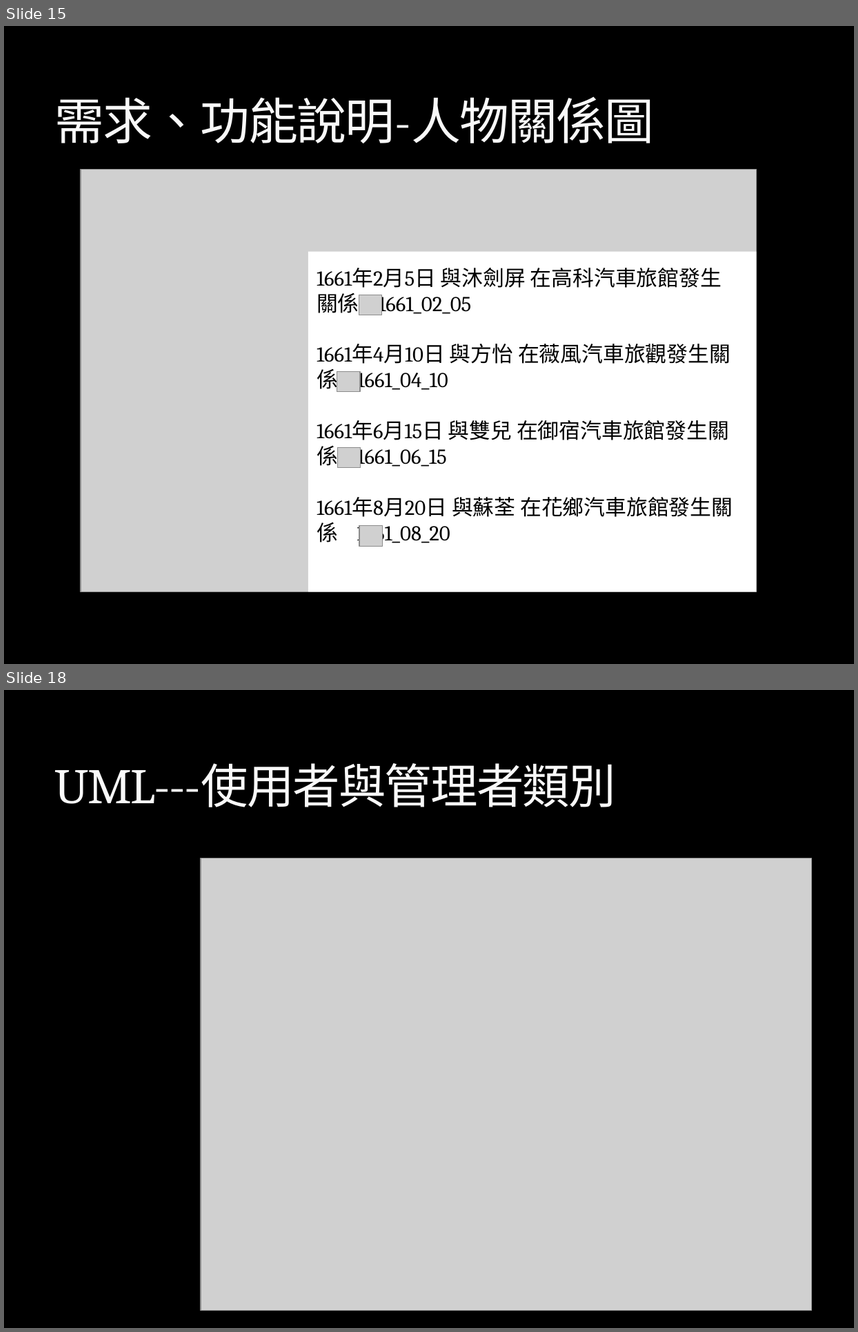
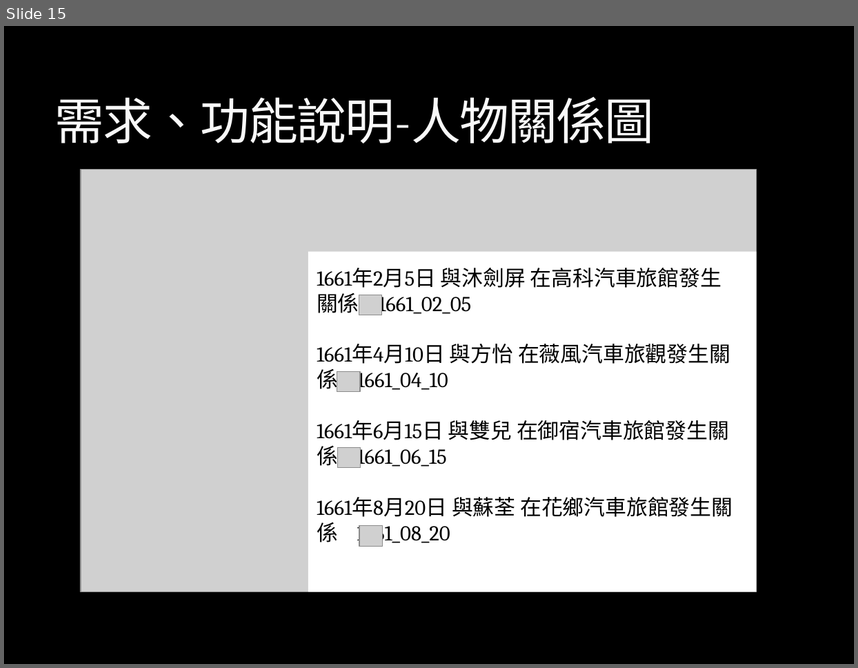
Before and after one commit to Banana-Huang/107_SE_Team11, a slide deck: team11_proposal.pptx. Shown one above the other, each under a label of ours: slides 15 and 18 before the commit, slide 15 after it; the slides between them are not shown. The pictures are 858x1332 and 858x668 pixels, drawn with LibreOffice and Linux fonts; fonts in the diff are those of the drawing; grey boxes stand for pictures; background and template pictures are left out. Boxes give left, top, right and bottom in pixels: in the first picture for what was removed or moved away, otherwise in the second. Text is boxed around its words. In the diff, an @@ line names an element or a change of style, - is before the commit and + after.

Commit message:
yeah~
改按鈕,類別圖被刪掉了,新增ppt新介面

```diff
--- a/team11_proposal.pptx
+++ b/team11_proposal.pptx
@@ slide 18 removed at [4,690,854,1328], background picture (left out) @@
@@ title removed at [55,763,616,807] @@
-UML---使用者與管理者類別
@@ picture removed at [201,858,811,1310] @@
```
Also in this commit, not shown: 7 slides changed, 2 other slides removed, 2 other files.
